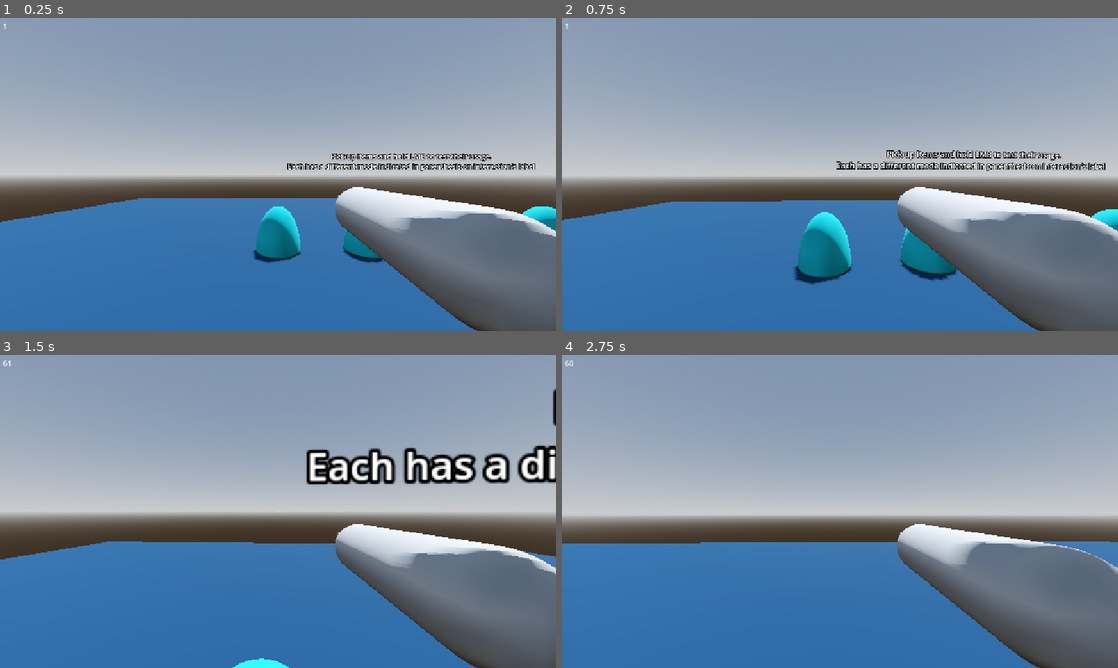
Above: before the commit, frames 1-4 (two rows, left to right).
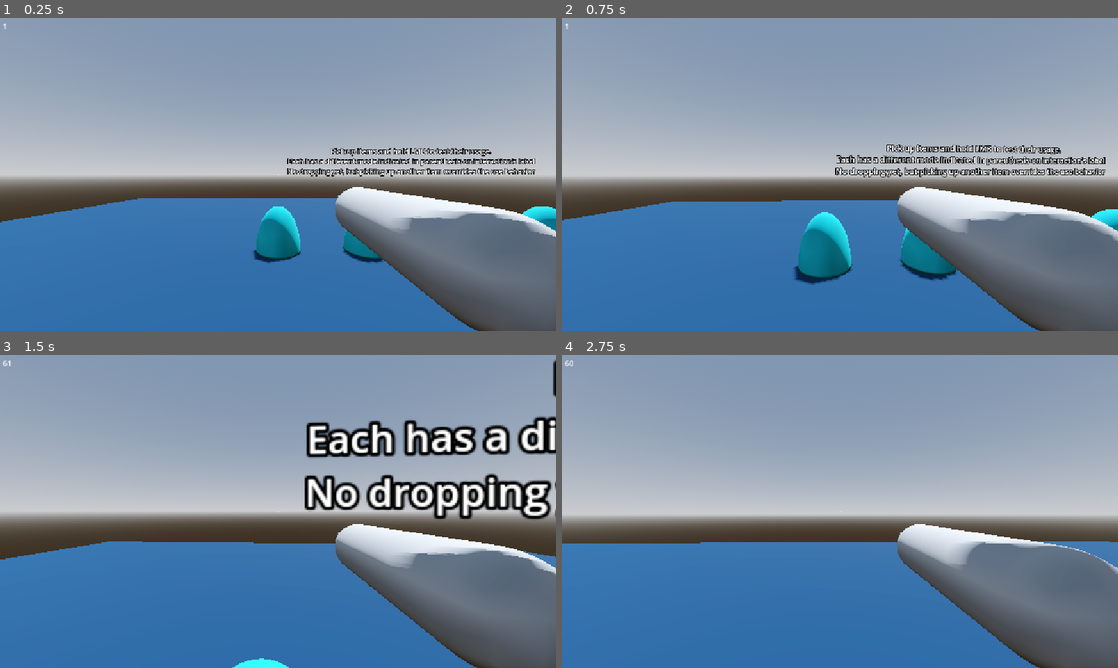
Above: after the commit, the same moments.

Repository: NicheDevelopers/brace-for-impact
Game: Godot game, scene res://src/common/Item/demo/ItemDemo.tscn
Same seed, same stepped clock (60 frames per second), same inputs: the game is played once before the commit and once after it.
Inputs (mouse positions are in pixels of both pictures, inside the frame that each line leads up to):
- Up to frame 1 (0.25 s): no input
- Up to frame 2 (0.75 s): tap Enter at 0.5 s; move the mouse to (867, 174) at 0.52 s; press the mouse at (867, 174) at 0.53 s; hold W (move_forward) from 0.53 s (still down); tap E (interact) at 0.6 s
- Up to frame 3 (1.5 s): keep holding W (move_forward); tap Space (jump) at 0.77 s; move the mouse to (250, 511) at 1.27 s; release the mouse at (250, 511) at 1.28 s; click (250, 511) at 1.35 s
- Up to frame 4 (2.75 s): keep holding W (move_forward); tap Space (jump) at 1.52 s; tap E (interact) at 1.55 s; move the mouse to (851, 505) at 2.02 s; hold Ctrl (crouch) from 2.03 s (still down); click (851, 505) at 2.3 s

The runs differ from the first frame. In frame 1, 2.7% of the frame differs, in the area x 51-97%, y 41-51%; in frame 2, 3.3%; in frame 3, 11%, in the area x 54-100%, y 1-53%; in frame 4, nothing differs.

Commit message:
Adjust Item demo

Diff:
--- a/src/common/Item/Item.gd
+++ b/src/common/Item/Item.gd
@@ -30,12 +30,10 @@
 	SignalBus.item_picked_up.emit(self)
 
 func use(body):
-	var mode: String = self.usage_mode
-
 	if not self.is_usage_enabled:
 		return
 
-	if mode == "Once":
+	if self.usage_mode == "Once":
 		if not Input.is_action_just_pressed("use_item"):
 			return
 
--- a/src/common/Item/demo/ItemDemo.tscn
+++ b/src/common/Item/demo/ItemDemo.tscn
@@ -1,7 +1,7 @@
 [gd_scene load_steps=9 format=3 uid="uid://d2orrpmjgpvbo"]
 
 [ext_resource type="PackedScene" uid="uid://v1af140jq2of" path="res://src/Player/Player.tscn" id="1_i33xi"]
-[ext_resource type="PackedScene" uid="uid://croybsp4l24c6" path="res://src/common/Item/demo/ItemSphereDemo.tscn" id="2_8maef"]
+[ext_resource type="PackedScene" uid="uid://croybsp4l24c6" path="res://src/common/Item/demo/SphereItem.tscn" id="2_8maef"]
 
 [sub_resource type="ProceduralSkyMaterial" id="ProceduralSkyMaterial_7ljiq"]
 sky_horizon_color = Color(0.662243, 0.671743, 0.686743, 1)
@@ -68,4 +68,5 @@
 [node name="Label3D" type="Label3D" parent="."]
 transform = Transform3D(1, 0, 0, 0, 1, 0, 0, 0, 1, 3, 2, 0)
 text = "Pick up items and hold LMB to test their usage.
-Each has a different mode indicated in parenthesis on interaction's label"
+Each has a different mode indicated in parenthesis on interaction's label
+No dropping yet, but picking up another item overrides the use behavior"
--- a/src/common/Item/demo/ItemSphereDemo.tscn
+++ b/src/common/Item/demo/SphereItem.tscn
@@ -1,6 +1,6 @@
 [gd_scene load_steps=5 format=3 uid="uid://croybsp4l24c6"]
 
-[ext_resource type="Script" uid="uid://b3nv5njrskmhw" path="res://src/common/Item/demo/item_sphere_demo.gd" id="1_gudih"]
+[ext_resource type="Script" uid="uid://b3nv5njrskmhw" path="res://src/common/Item/demo/sphere_item.gd" id="1_gudih"]
 
 [sub_resource type="StandardMaterial3D" id="StandardMaterial3D_w04ue"]
 albedo_color = Color(1.73271e-06, 0.619065, 0.656419, 1)
--- a/src/common/Item/demo/item_sphere_demo.gd
+++ /dev/null
@@ -1,4 +0,0 @@
-extends Item
-
-func _on_used(body: Variant) -> void:
-	print(body.name + " used item: " + self.name)
--- /dev/null
+++ b/src/common/Item/demo/sphere_item.gd
@@ -0,0 +1,24 @@
+extends Item
+
+func _on_used(body: Variant) -> void:
+	print(body.name + " used item: " + self.name)
+
+	var mesh_instance := $MeshInstance3D
+	var material: Material = mesh_instance.get_surface_override_material(0)
+
+	if material == null:
+		var base_material: Material = mesh_instance.mesh.surface_get_material(0)
+		material = base_material.duplicate()
+		mesh_instance.set_surface_override_material(0, material)
+
+	if material is not StandardMaterial3D:
+		printerr("StandardMaterial3D expected to change color in this demo")
+
+	var std_mat := material as StandardMaterial3D
+	var current_color := std_mat.albedo_color
+
+	var hsv = Vector3(current_color.h, current_color.s, current_color.v)
+	hsv.x = (hsv.x + 0.1)
+	if (hsv.x > 1.0):
+		hsv.x = 0
+	std_mat.albedo_color = Color.from_hsv(hsv.x, hsv.y, hsv.z)
Renamed: src/common/Interactable/demo/interactable_box_demo.gd.uid -> src/common/Item/demo/sphere_item.gd.uid
